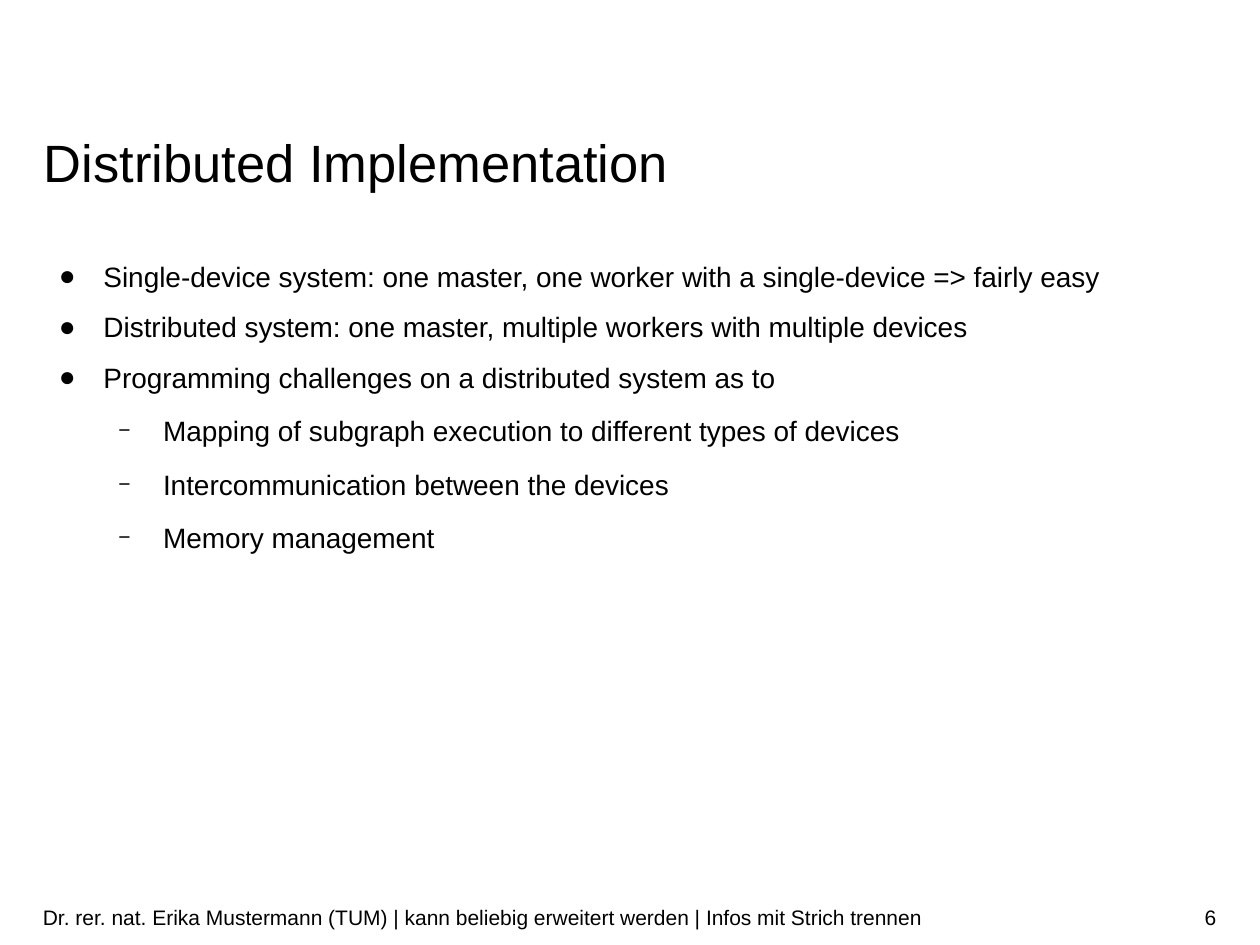
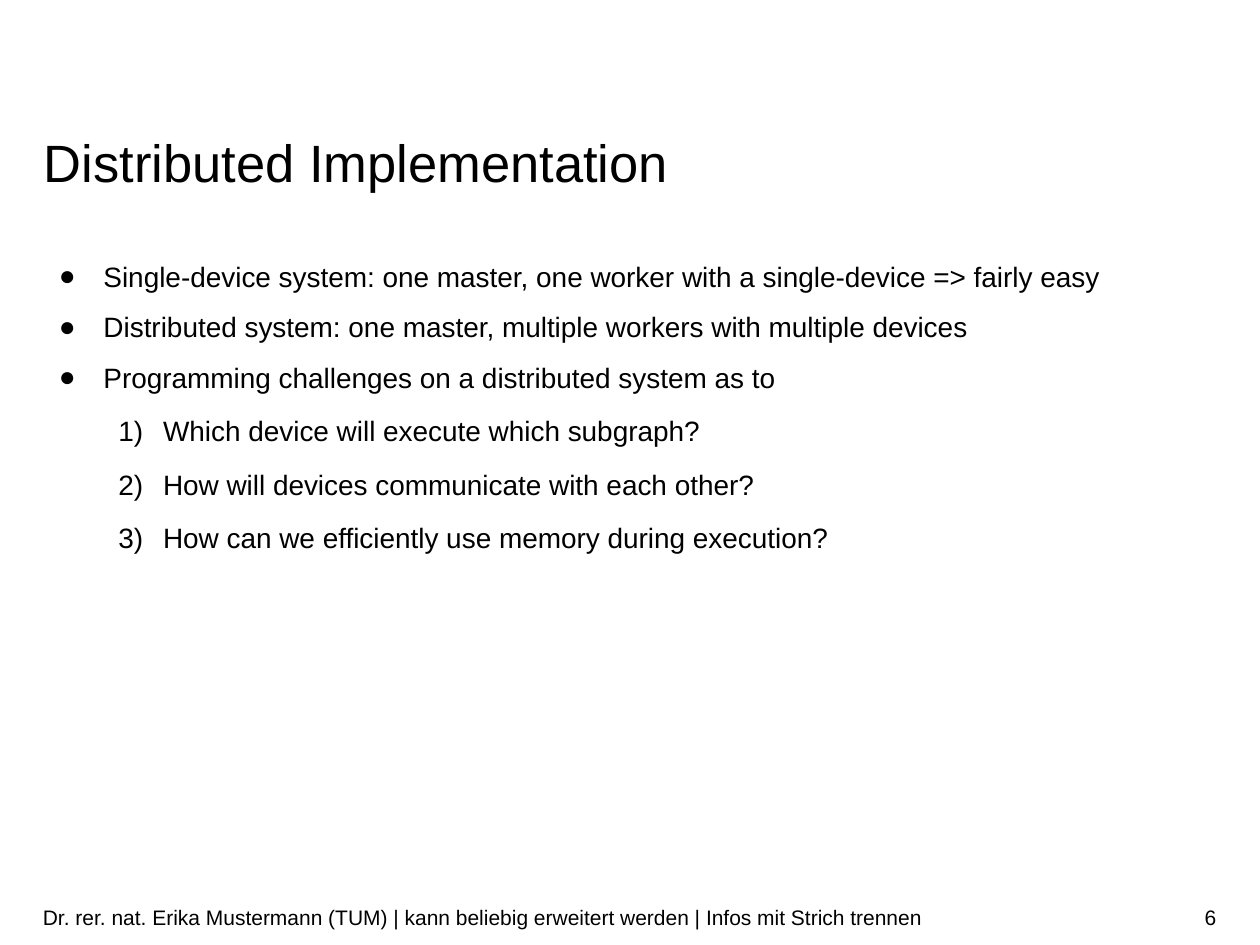
Before and after one commit to ekm01/EPHPC, a slide deck: slide 6 of Presentation/EPHPC_Presentation.odp. Drawn at 1260x945 pixels with LibreOffice and Linux fonts; fonts in the diff are those of the drawing; background and template pictures are left out. Boxes give left, top, right and bottom in pixels: in the first picture for what was removed or moved away, otherwise in the second. Text is boxed around its words. In the diff, an @@ line names an element or a change of style, - is before the commit and + after.

```diff
--- a/Presentation/EPHPC_Presentation.odp
+++ b/Presentation/EPHPC_Presentation.odp
@@ text at <box>163,420,828,553</box>: text changed @@
-  − Mapping of subgraph execution to different types of devices
-  − Intercommunication between the devices
-  − Memory management
+  1) Which device will execute which subgraph?
+  2) How will devices communicate with each other?
+  3) How can we efficiently use memory during execution?
```
Also in this commit, not shown: 2 other slides changed, 1 other file.
